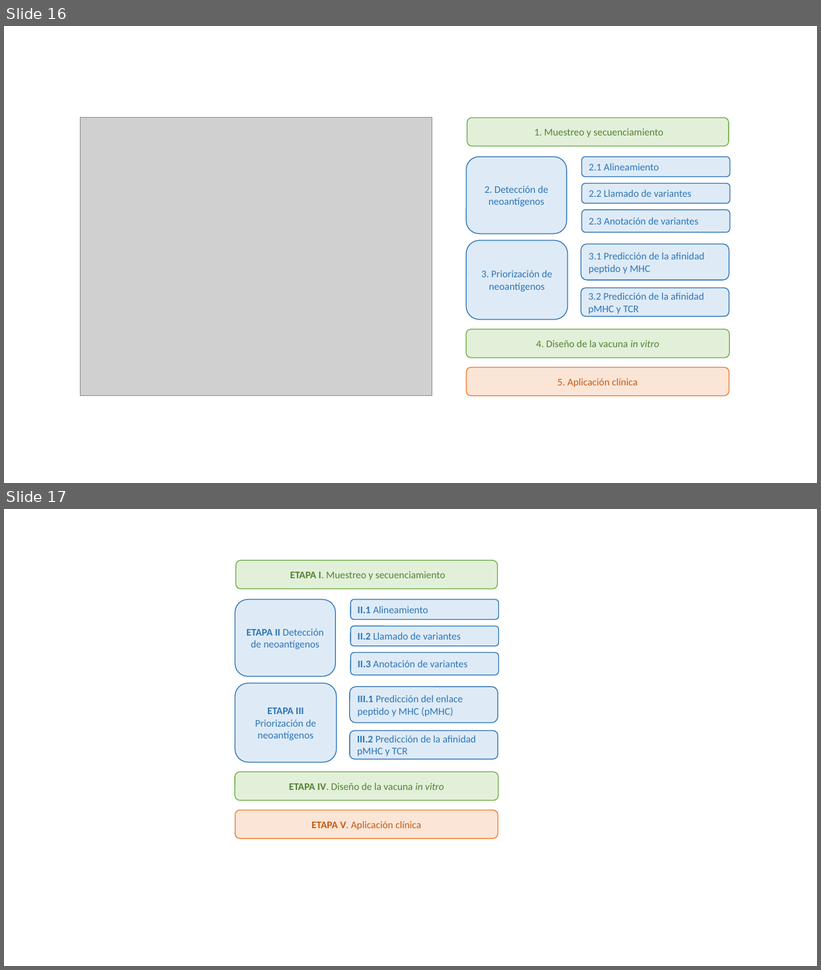
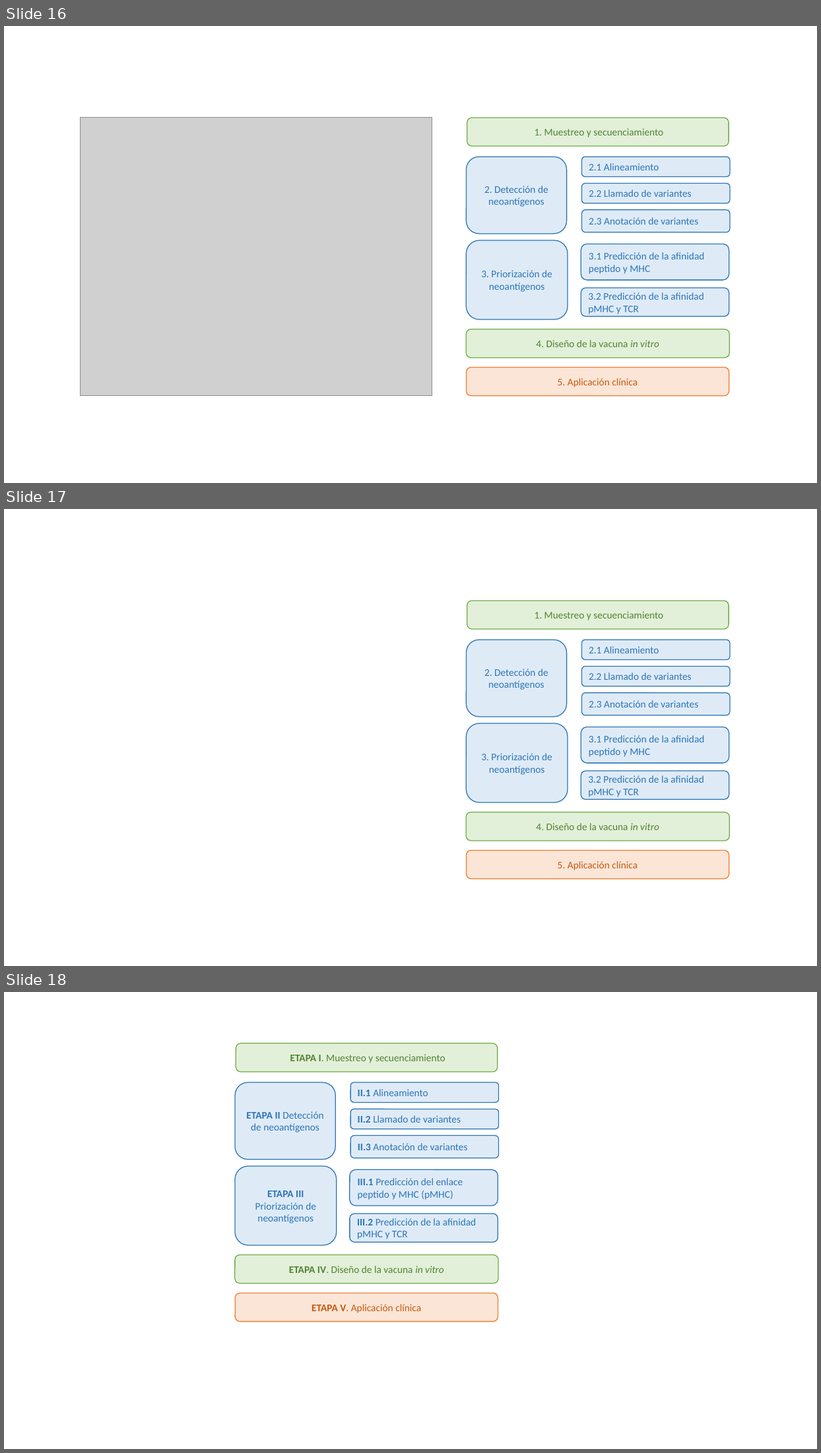
Before and after one commit to arceda/phd_thesis, a slide deck: draws.pptx. Shown one above the other, each under a label of ours: slides 16 and 17 before the commit, slides 16, 17 and 18 after it. The pictures are 821x970 and 821x1453 pixels, drawn with LibreOffice and Linux fonts; fonts in the diff are those of the drawing; grey boxes stand for pictures. Boxes give left, top, right and bottom in pixels: in the first picture for what was removed or moved away, otherwise in the second. Text is boxed around its words. In the diff, an @@ line names an element or a change of style, - is before the commit and + after.

```diff
--- a/draws.pptx
+++ b/draws.pptx
@@ slide 17 added at (4, 509, 817, 966), background #FFFFFF @@
@@ rounded rectangle added at (467, 601, 729, 629), fill #E2F0D9, outline #70AD47 1 pt, 12 pt, text #548235 @@
+1. Muestreo y secuenciamiento
@@ rounded rectangle added at (467, 640, 567, 717), fill #DEEBF7, outline #2E75B6 1 pt, 12 pt, text #2E75B6 @@
+2. Detección de neoantígenos
@@ rounded rectangle added at (582, 640, 731, 660), fill #DEEBF7, outline #2E75B6 1 pt, 12 pt, text #2E75B6 @@
+2.1 Alineamiento
@@ rounded rectangle added at (582, 666, 731, 687), fill #DEEBF7, outline #2E75B6 1 pt, 12 pt, text #2E75B6 @@
+2.2 Llamado de variantes
@@ rounded rectangle added at (582, 693, 731, 716), fill #DEEBF7, outline #2E75B6 1 pt, 12 pt, text #2E75B6 @@
+2.3 Anotación de variantes
@@ rounded rectangle added at (467, 723, 568, 803), fill #DEEBF7, outline #2E75B6 1 pt, 12 pt, text #2E75B6 @@
+3. Priorización de neoantígenos
@@ rounded rectangle added at (581, 727, 729, 763), fill #DEEBF7, outline #2E75B6 1 pt, 12 pt, text #2E75B6 @@
+3.1 Predicción de la afinidad peptido y MHC
@@ rounded rectangle added at (581, 771, 729, 800), fill #DEEBF7, outline #2E75B6 1 pt, 12 pt, text #2E75B6 @@
+3.2 Predicción de la afinidad pMHC y TCR
@@ rounded rectangle added at (467, 812, 730, 841), fill #E2F0D9, outline #70AD47 1 pt, 12 pt, text #548235 @@
+4. Diseño de la vacuna in vitro
@@ rounded rectangle added at (467, 851, 729, 879), fill #FBE5D6, outline #ED7D31 1 pt, 12 pt, text #C55A11 @@
+5. Aplicación clínica
@@ what was slide 17 is now slide 18 @@
```
Also in this commit, not shown: 1 slide changed, 2 other slides added, 16 other files.
